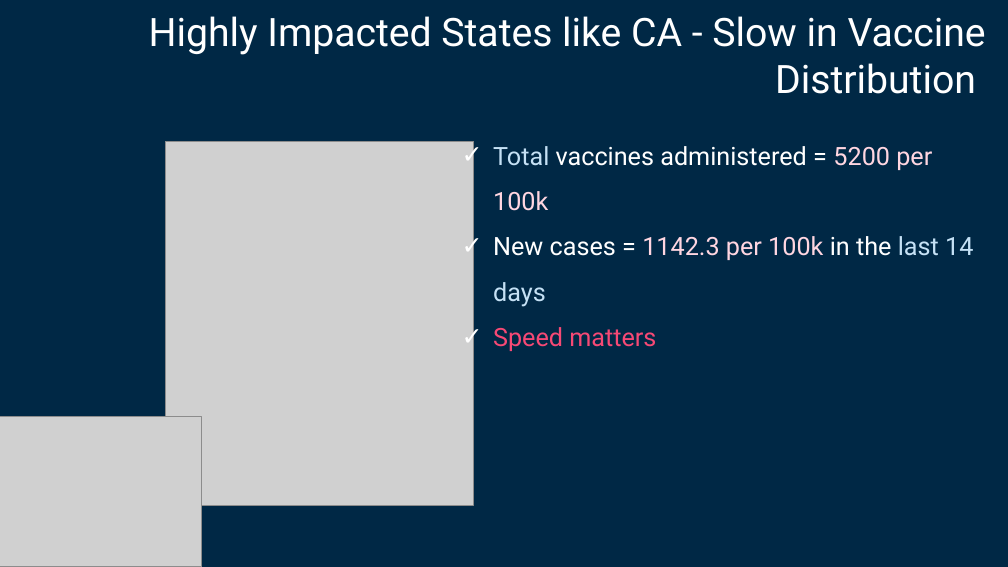
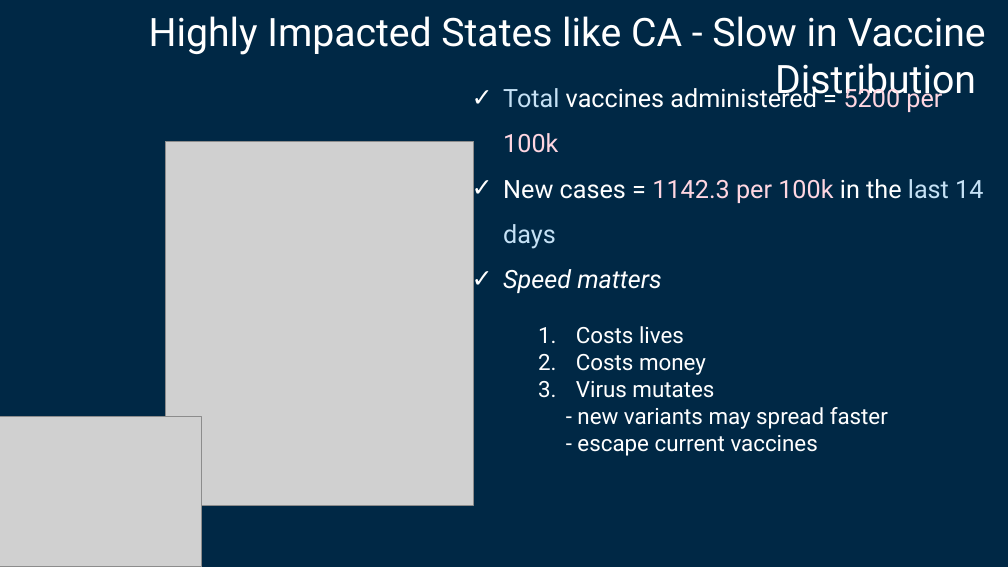
Before and after one commit to lettywu/COVID-19-vaccinations, a slide deck: slide 3 of alyssia/project5_intro.pptx. Drawn at 1008x567 pixels with LibreOffice and Linux fonts; fonts in the diff are those of the drawing; grey boxes stand for pictures. Boxes give left, top, right and bottom in pixels: in the first picture for what was removed or moved away, otherwise in the second. Text is boxed around its words. In the diff, an @@ line names an element or a change of style, - is before the commit and + after.

```diff
--- a/alyssia/project5_intro.pptx
+++ b/alyssia/project5_intro.pptx
@@ text at (503,269,661,293): text colour #F64975 to #FFFFFF, italic on in "Speed matters" @@
@@ text added at (576,326,888,456), 16 pt, text #FFFFFF @@
+1. Costs lives
+2. Costs money
+3. Virus mutates
+- new variants may spread faster
+- escape current vaccines
```
Also in this commit, not shown: 3 other slides changed, 4 slides added, 8 slides removed, 1 other file.
